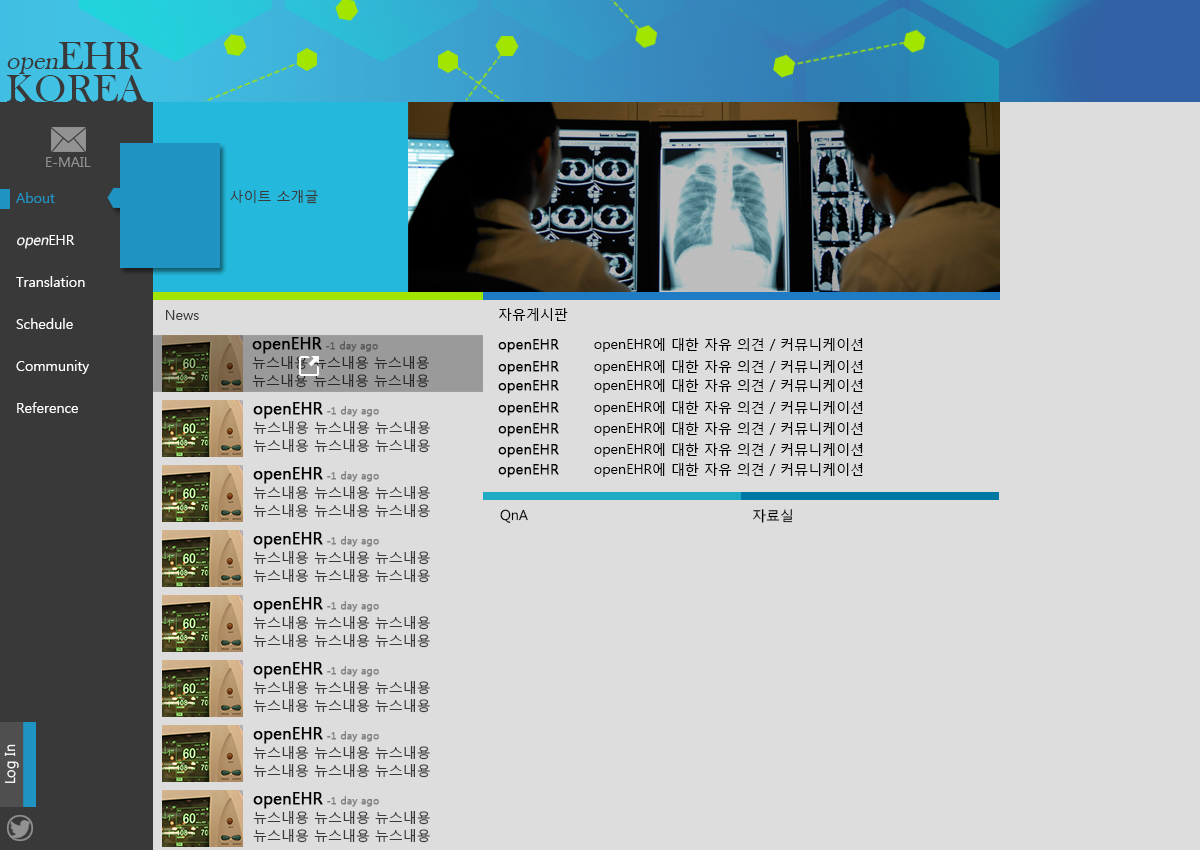
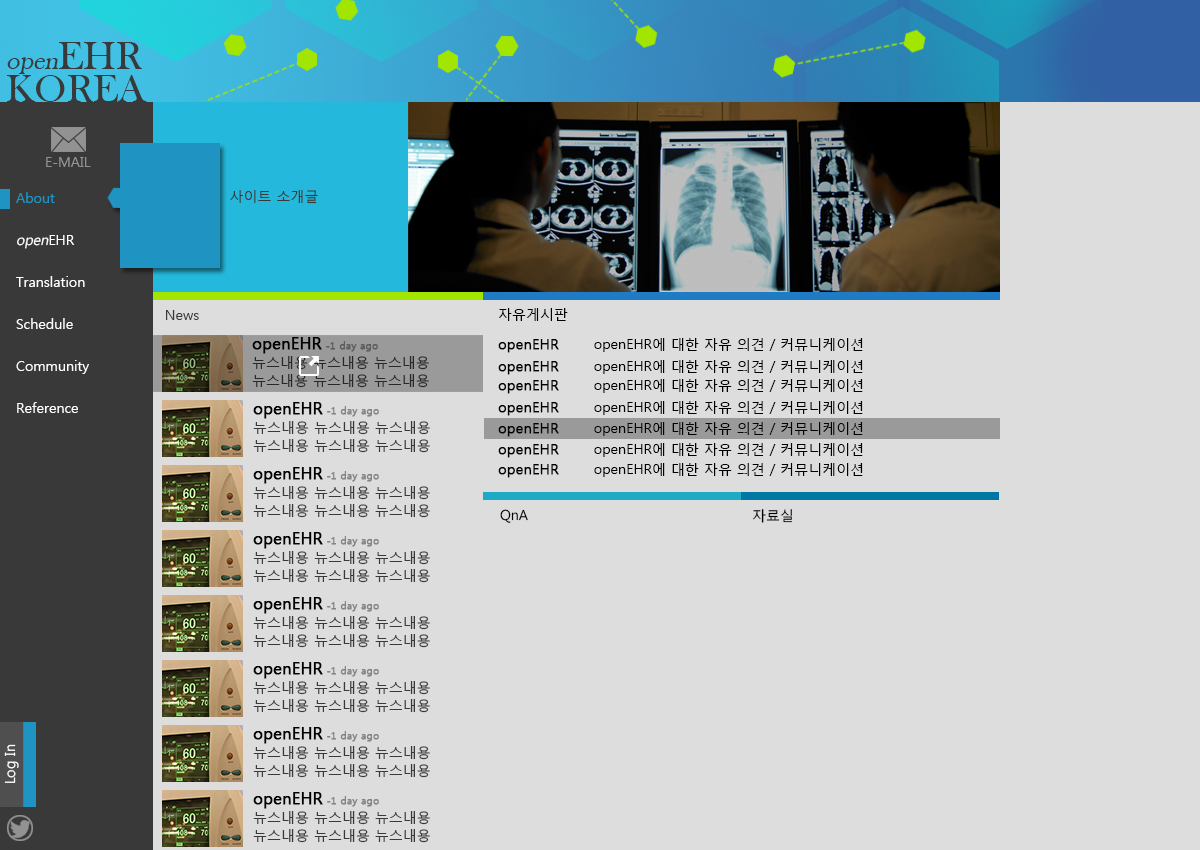
Layer changes from the first (1200, 850) image to the second:
added group "오버롤 복사" with 1 layers in group "자유게시판" over [left=484, top=418, right=1000, bottom=439]
added layer "레이어 43" (30%) in group "오버롤 복사" over [left=484, top=418, right=1000, bottom=439]
